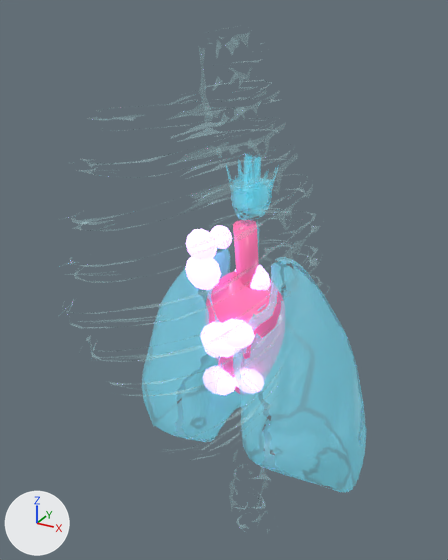
A saved change to the glTF model app/public/assets/models/custom/heart-anatomical-progressing-1.glb.
Rendered twice from a 50 mm lens placed at (0.872, -1.797, 2.005), pointed at (-0.13, 0.025, 1.094). Arrows for +X, +Y and +Z are at lower left; the lights stay in place. The first picture is the older version. Where no turn or scale is listed for an object, it has been applied to the vertices. Vertices at exactly the same position are counted once.

Objects in the first picture: 'AmyloidAnat_0', 'AmyloidAnat_1', 'AmyloidAnat_2', 'AmyloidAnat_3', 'AmyloidAnat_5', 'AmyloidAnat_6', 'AmyloidAnat_7', 'AmyloidAnat_8', 'AortaAnat', 'Heart', 'Lungs', 'Ribcage'.
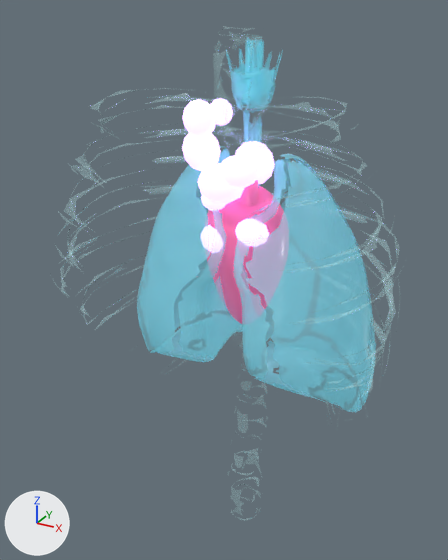
Where the change shows, as pixel boxes [x1, y1, x2, y2] in the pictures (448 x 560 px):
'Lungs', moved
    before: [142, 153, 366, 493]
    after: [137, 37, 376, 412]
'Ribcage', moved, turned
    before: [58, 27, 330, 534]
    after: [52, 26, 407, 521]
'Heart', moved
    before: [206, 272, 283, 394]
    after: [207, 186, 284, 324]
'AmyloidAnat_0', moved
    before: [185, 256, 221, 290]
    after: [182, 133, 221, 171]
'AmyloidAnat_2', moved
    before: [186, 229, 217, 262]
    after: [182, 99, 216, 137]
'AmyloidAnat_5', moved
    before: [201, 322, 235, 358]
    after: [197, 163, 244, 204]
'AmyloidAnat_8', moved
    before: [219, 319, 255, 349]
    after: [218, 155, 258, 189]
'AmyloidAnat_1', moved (mostly hidden before)
    before: [235, 265, 270, 290]
    after: [235, 141, 275, 184]
'AmyloidAnat_6', moved
    before: [234, 369, 259, 392]
    after: [235, 219, 269, 246]
'AmyloidAnat_7', moved (mostly hidden afterwards)
    before: [215, 367, 236, 395]
    after: [208, 225, 215, 251]
'AmyloidAnat_3', moved
    before: [210, 225, 232, 249]
    after: [210, 99, 233, 123]
'AmyloidAnat_9', moved (not visible before)
    after: [201, 195, 226, 211]

What changed in the scene script:
```text
Change me_pcube1_skellybone_0_006:
    remove me_pcube1_skellybone_0_006.from_pydata(...)  # 3306 vertices, 2649 faces; spans x -0.5..0.24, y -0.59..0.62, z 0.01..1.95
    add me_pcube1_skellybone_0_006.from_pydata(...)  # 3306 vertices, 2649 faces; spans x -0.53..0.68, y -0.47..0.27, z -0.97..0.97
    me_pcube1_skellybone_0_006 part 1: the whole mesh is turned 90 degrees about the z axis through its middle, then moved by (0.2, -0.11, -0.98)
Change me_object_0_012:
    remove me_object_0_012.from_pydata(...)  # 3386 vertices, 3922 faces; spans x -0.471..0.447, y -0.251..0.246, z 0.379..1.574
    add me_object_0_012.from_pydata(...)  # 3386 vertices, 3922 faces; spans x -0.459..0.459, y -0.248..0.248, z -0.248..0.948
    me_object_0_012 part 2: the whole mesh is moved by (0.012, 0.003, -0.627)
Change me_sphere_153:
    remove me_sphere_153.from_pydata(...)  # 3682 vertices, 7360 faces; spans x -0.168..0.128, y -0.142..0.102, z 0.662..1.168
    add me_sphere_153.from_pydata(...)  # 3682 vertices, 7360 faces; spans x -0.148..0.148, y -0.122..0.122, z 0.047..0.553
    me_sphere_153 part 3: the whole mesh is moved by (0.02, 0.02, -0.615)
Change me_sphere_154:
    remove me_sphere_154.from_pydata(...)  # 52 vertices, 100 faces; spans x -0.1974..-0.0683, y -0.154..-0.0861, z 1.1131..1.2489
    add me_sphere_154.from_pydata(...)  # 52 vertices, 100 faces; spans x -0.0646..0.0646, y -0.0339..0.0339, z 0.3461..0.4819
    me_sphere_154 part 4: the whole mesh is moved by (0.1328, 0.1201, -0.767)
Change me_sphere_155:
    remove me_sphere_155.from_pydata(...)  # 52 vertices, 100 faces; spans x -0.0663..0.0704, y -0.0538..0.0181, z 1.0621..1.2059
    add me_sphere_155.from_pydata(...)  # 52 vertices, 100 faces; spans x -0.0684..0.0684, y -0.0359..0.0359, z 0.3421..0.4859
    me_sphere_155 part 5: the whole mesh is moved by (-0.0021, 0.0179, -0.72)
Change me_sphere_156:
    remove me_sphere_156.from_pydata(...)  # 52 vertices, 100 faces; spans x -0.1878..-0.0758, y -0.1588..-0.1, z 1.2195..1.3372
    add me_sphere_156.from_pydata(...)  # 52 vertices, 100 faces; spans x -0.056..0.056, y -0.0294..0.0294, z 0.3551..0.4729
    me_sphere_156 part 6: the whole mesh is moved by (0.1318, 0.1294, -0.8643)
Change me_sphere_157:
    remove me_sphere_157.from_pydata(...)  # 52 vertices, 100 faces; spans x -0.1373..-0.0564, y -0.0792..-0.0367, z 1.2495..1.3345
    add me_sphere_157.from_pydata(...)  # 52 vertices, 100 faces; spans x -0.0404..0.0404, y -0.0212..0.0212, z 0.3715..0.4565
    me_sphere_157 part 7: the whole mesh is moved by (0.0968, 0.058, -0.878)
Change me_icosphere_189:
    remove me_icosphere_189.from_pydata(...)  # 42 vertices, 80 faces; spans x -0.077..0.077, y -0.056..0.056, z -0.064..0.064
    add me_icosphere_189.from_pydata(...)  # 42 vertices, 80 faces; spans x -0.077..0.077, y -0.056..0.056, z 0.488..0.616
    me_icosphere_189 part 8: the whole mesh is moved by (0.0, 0.0, 0.552)
Change me_icosphere_190:
    remove me_icosphere_190.from_pydata(...)  # 42 vertices, 80 faces; spans x -0.0547..0.0547, y -0.0403..0.0403, z -0.046..0.046
    add me_icosphere_190.from_pydata(...)  # 42 vertices, 80 faces; spans x -0.0547..0.0547, y -0.0403..0.0403, z 0.506..0.598
    me_icosphere_190 part 9: the whole mesh is moved by (0.0, 0.0, 0.552)
Change me_icosphere_191:
    remove me_icosphere_191.from_pydata(...)  # 42 vertices, 80 faces; spans x -0.0656..0.0656, y -0.0483..0.0483, z -0.0552..0.0552
    add me_icosphere_191.from_pydata(...)  # 42 vertices, 80 faces; spans x -0.0656..0.0656, y -0.0483..0.0483, z 0.4968..0.6072
    me_icosphere_191 part 10: the whole mesh is moved by (0.0, 0.0, 0.552)
Change me_icosphere_192:
    remove me_icosphere_192.from_pydata(...)  # 42 vertices, 80 faces; spans x -0.0612..0.0612, y -0.0451..0.0451, z -0.0515..0.0515
    add me_icosphere_192.from_pydata(...)  # 42 vertices, 80 faces; spans x -0.0612..0.0612, y -0.0451..0.0451, z 0.5005..0.6035
    me_icosphere_192 part 11: the whole mesh is moved by (0.0, 0.0, 0.552)
Change me_icosphere_193:
    remove me_icosphere_193.from_pydata(...)  # 42 vertices, 80 faces; spans x -0.0481..0.0481, y -0.0354..0.0354, z -0.0405..0.0405
    add me_icosphere_193.from_pydata(...)  # 42 vertices, 80 faces; spans x -0.0481..0.0481, y -0.0354..0.0354, z 0.5115..0.5925
    me_icosphere_193 part 12: the whole mesh is moved by (0.0, 0.0, 0.552)
Change ob_ribcage:
    ob_ribcage.location: (0.0, 0.0, 0.0) -> (-0.127, 0.012, 0.983)
Change ob_lungs:
    ob_lungs.location: (0.0, 0.0, 0.0) -> (-0.012, -0.003, 0.977)
Change ob_heart:
    ob_heart.location: (0.0, 0.0, 0.0) -> (-0.02, -0.02, 0.915)
Change ob_amyloidanat_0:
    ob_amyloidanat_0.location: (0.0, 0.0, 0.0) -> (-0.133, -0.12, 1.181)
Change ob_amyloidanat_1:
    ob_amyloidanat_1.location: (0.0, 0.0, 0.0) -> (0.002, -0.018, 1.134)
Change ob_amyloidanat_2:
    ob_amyloidanat_2.location: (0.0, 0.0, 0.0) -> (-0.132, -0.129, 1.278)
Change ob_amyloidanat_3:
    ob_amyloidanat_3.location: (0.0, 0.0, 0.0) -> (-0.097, -0.058, 1.292)
```
